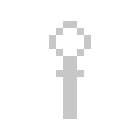
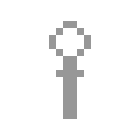
Revision of a layered 140x140 image; what changed, layer by layer:
painted on "Layer 6" over (x1=49, y1=21, x2=91, y2=119)
